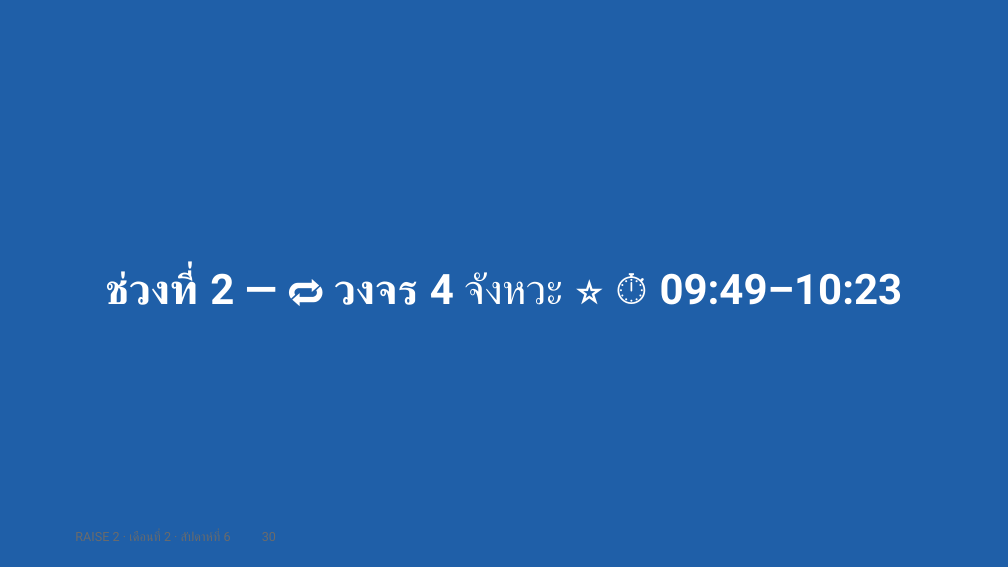
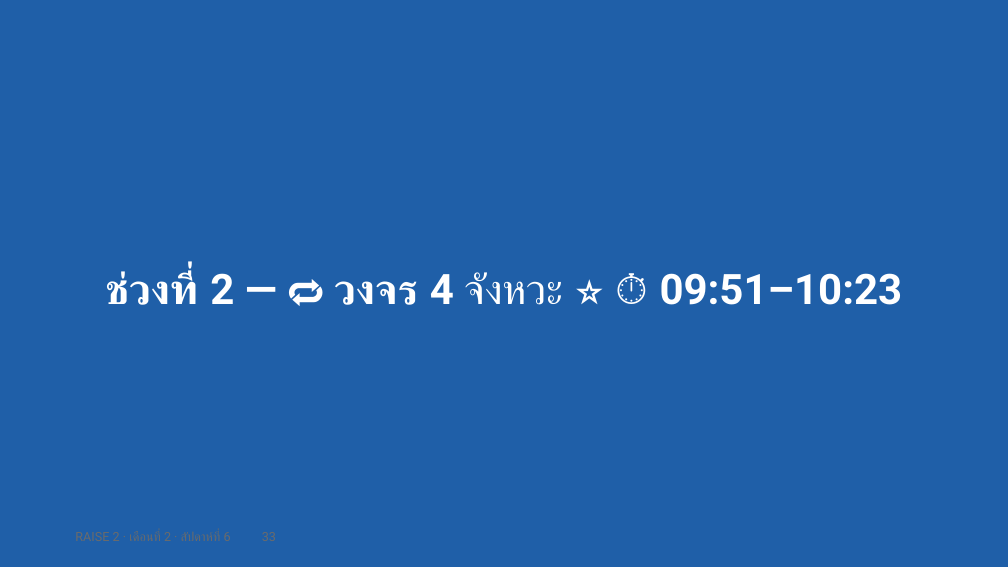
Before and after one commit to cnacha-mfu/raise2-module2, a slide deck: slide 33 of materials/week6/w6-slides.pptx (slide 30 before the commit). Drawn at 1008x567 pixels with LibreOffice and Linux fonts; fonts in the diff are those of the drawing. Boxes give left, top, right and bottom in pixels: in the first picture for what was removed or moved away, otherwise in the second. Text is boxed around its words. In the diff, an @@ line names an element or a change of style, - is before the commit and + after.

```diff
--- a/materials/week6/w6-slides.pptx
+++ b/materials/week6/w6-slides.pptx
@@ text at (106,271,903,305): text changed @@
-ช่วงที่ 2 — 🔁 วงจร 4 จังหวะ ⭐ ⏱ 09:49–10:23
+ช่วงที่ 2 — 🔁 วงจร 4 จังหวะ ⭐ ⏱ 09:51–10:23
```
Also in this commit, not shown: 74 other slides changed, 3 slides added, 4 other files.
